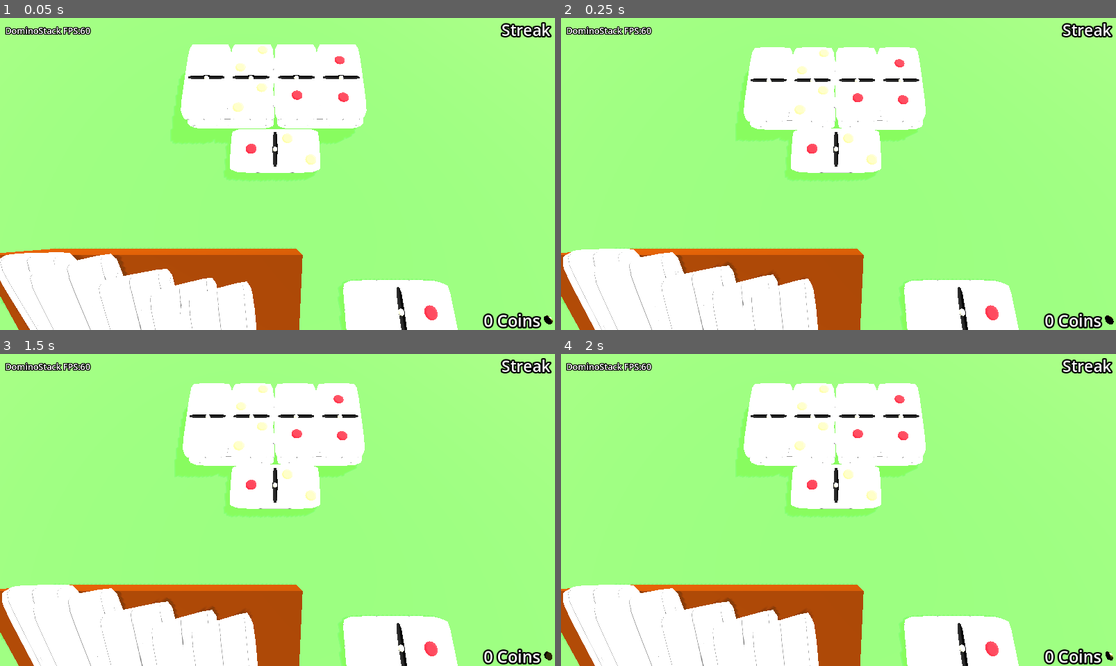
Above: before the commit, frames 1-4 (two rows, left to right).
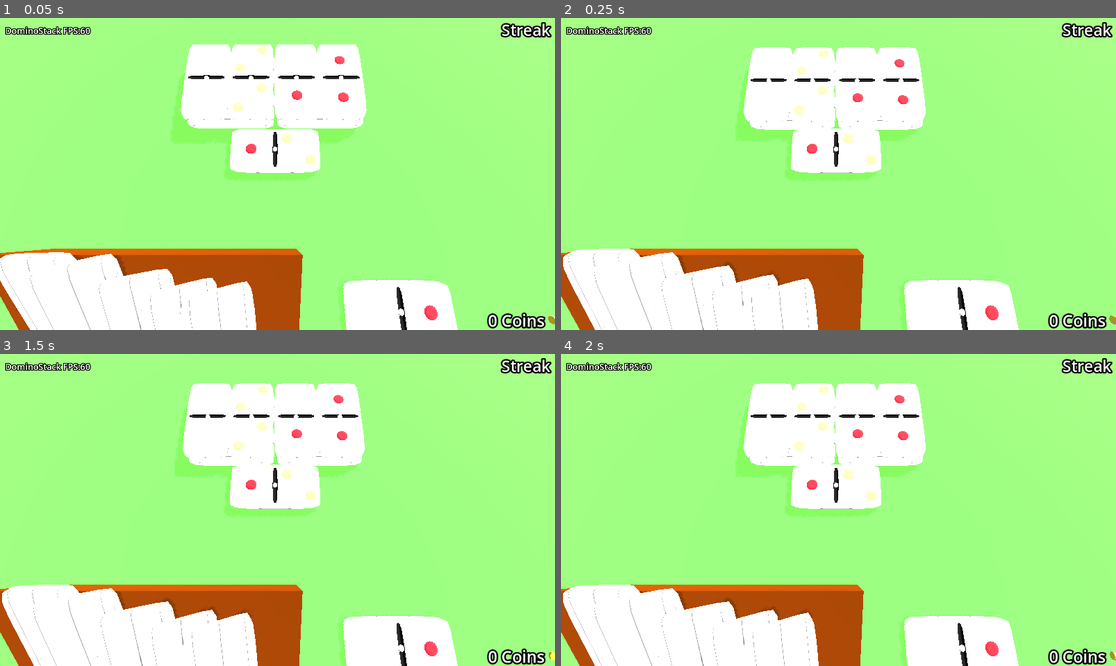
Above: after the commit, the same moments.

Repository: SecsAndCyber/six-seven-dominoes
Game: Godot game, scene res://scenes/level_4_0_startingLevel.tscn
The game is run twice, just before and just after one commit, with the same random seed, the same clock (stepped at 60 frames per second) and the same inputs. This scene is started directly instead of the project's main scene. Sound files missing from this copy of the repository are replaced by a short silence.
Inputs (mouse positions are in pixels of both pictures, inside the frame that each line leads up to):
- Up to frame 1 (0.05 s): no input
- Up to frame 2 (0.25 s): no input
- Up to frame 3 (1.5 s): move the mouse to (399, 494) at 0.52 s; hold Ctrl 0.53-1.28 s; click (399, 494) at 0.67 s; tap Enter at 1.25 s; move the mouse to (166, 525) at 1.27 s; tap Ctrl at 1.35 s; click (166, 525) at 1.42 s
- Up to frame 4 (2 s): no input

The runs differ from the first frame. In frame 1, 0.5% of the frame differs, in the area x 86-100%, y 94-100%; in frame 2, 0.5%; in frame 3, 0.5%; in frame 4, 0.5%.

Commit message:
Implement buy wildcard functionality: add UI elements, update game mechanics for wildcard purchase, and enhance coin collection logic

Diff:
--- a/scenes/Coin.tscn
+++ b/scenes/Coin.tscn
@@ -5,8 +5,9 @@
 
 [sub_resource type="StandardMaterial3D" id="StandardMaterial3D_u00v3"]
 albedo_color = Color(0.833237, 0.786724, 0.321701, 1)
-metallic = 1.0
-roughness = 0.33
+metallic = 0.75
+metallic_specular = 0.8
+roughness = 0.45
 
 [sub_resource type="CylinderMesh" id="CylinderMesh_wvfuf"]
 material = SubResource("StandardMaterial3D_u00v3")
@@ -30,5 +31,6 @@
 
 [node name="AudioStreamPlayer3D" type="AudioStreamPlayer" parent="."]
 stream = ExtResource("1_owubc")
+volume_db = -20.0
 
 [connection signal="finished" from="AudioStreamPlayer3D" to="." method="_on_audio_stream_player_3d_finished"]
--- a/scenes/domino_level.tscn
+++ b/scenes/domino_level.tscn
@@ -1,10 +1,11 @@
-[gd_scene load_steps=10 format=3 uid="uid://bpwmck6ndoo6o"]
+[gd_scene load_steps=11 format=3 uid="uid://bpwmck6ndoo6o"]
 
 [ext_resource type="Script" uid="uid://b51uhpmrsglm" path="res://scripts/dominoes_level.gd" id="1_ahtht"]
 [ext_resource type="PackedScene" uid="uid://dhamkvtbdtbed" path="res://scenes/capture_point.tscn" id="2_gdtbw"]
 [ext_resource type="PackedScene" uid="uid://dro31wxbi680v" path="res://scenes/game_camera.tscn" id="3_lhfmt"]
 [ext_resource type="PackedScene" uid="uid://dartuwkh4q1a7" path="res://scenes/domino_block.tscn" id="4_gjmw3"]
 [ext_resource type="PackedScene" uid="uid://kb6wm8lyrkvh" path="res://scenes/hand_rack.tscn" id="5_0aixa"]
+[ext_resource type="PackedScene" uid="uid://dk2qcxsr5sajx" path="res://scenes/button_box_3d.tscn" id="6_gdtbw"]
 
 [sub_resource type="PhysicsMaterial" id="PhysicsMaterial_5ildb"]
 
@@ -72,5 +73,24 @@
 collision_layer = 2
 collision_mask = 7
 
+[node name="BuyWildcard" type="Node3D" parent="."]
+transform = Transform3D(1, 0, 0, 0, 1, 0, 0, 0, 1, 9.38983, 0.70099545, 5.1690845)
+
+[node name="Button3D" parent="BuyWildcard" instance=ExtResource("6_gdtbw")]
+transform = Transform3D(1.484129, 0, 0, 0, 0.19, 0, 0, 0, 1.3122839, 0.63788605, -0.48458815, 0)
+
+[node name="MeshContainer" type="Node3D" parent="BuyWildcard"]
+transform = Transform3D(0.10279058, 0.347393, 0.30720872, -0.45045373, -1.9689958e-08, 0.1507197, 0.110229425, -0.32394922, 0.329441, 0, 0, 0)
+
+[node name="Label3D" type="Label3D" parent="BuyWildcard"]
+transform = Transform3D(0.9184671, 0, 0.3954974, 0, 1, 0, -0.3954974, 0, 0.9184671, -5.130869, 4.3420105, -0.35794067)
+billboard = 1
+render_priority = 127
+outline_render_priority = 126
+text = "-50 Coins"
+font_size = 22
+outline_size = 9
+
 [connection signal="child_exiting_tree" from="TableTop" to="." method="_on_table_top_child_exiting_tree"]
 [connection signal="child_exiting_tree" from="Hand" to="." method="_on_hand_child_exiting_tree"]
+[connection signal="button_pressed" from="BuyWildcard/Button3D" to="." method="_on_buy_wild_button_pressed"]
--- a/scenes/game_camera.tscn
+++ b/scenes/game_camera.tscn
@@ -45,7 +45,7 @@
 horizontal_alignment = 0
 
 [node name="CoinsLabel" type="Label3D" parent="."]
-transform = Transform3D(1, 0, 0, 0, 0.9999996, 0, 0, 0, 0.9999996, 2.5629344, -1.4257379, -1.9797032)
+transform = Transform3D(1, 0, 0, 0, 0.9999995, 0, 0, 0, 0.9999995, 2.605576, -1.4257379, -1.979703)
 layers = 512
 text = "0 Coins"
 horizontal_alignment = 2
--- a/scenes/hand_rack.tscn
+++ b/scenes/hand_rack.tscn
@@ -29,3 +29,6 @@
 
 [node name="WildCardLocation" type="Node3D" parent="."]
 transform = Transform3D(0.48702988, 0.8436542, 0.22594135, -0.78062075, 0.5365058, -0.32061297, -0.39170533, -0.020226419, 0.91986835, 2.366, 2.278, 3.704)
+
+[node name="CoinCapture" type="Node3D" parent="."]
+transform = Transform3D(1, 0, 0, 0, 1, 0, 0, 0, 1, 2.1939335, 1.6204634, 12.942565)
--- a/scripts/capture_point.gd
+++ b/scripts/capture_point.gd
@@ -20,6 +20,16 @@
 		if not moving_block == null:
 			return false
 		return true
+
+var has_wild: bool:
+	get():
+		if not null == active_block:
+			if active_block.is_wildcard:
+				return true
+		if not null == moving_block:
+			if moving_block.is_wildcard:
+				return true
+		return false
 # Called when the node enters the scene tree for the first time.
 func _ready() -> void:
 	pass
--- a/scripts/coin.gd
+++ b/scripts/coin.gd
@@ -1,16 +1,36 @@
+class_name Coin
 extends StaticBody3D
 
+signal animation_completed
 
-const SPIN_VELOCITY = 3
-
+@export var spin_velocity = 3
 # Called when the node enters the scene tree for the first time.
 func _ready() -> void:
 	pass
 
+func animate_to_position_free(target_pos: Vector3, dest_pos:Vector3, duration:float=2.0):
+	$AudioStreamPlayer3D.play()
+	var tween = create_tween()
+	tween.tween_property(self, "global_transform:origin", target_pos, duration)\
+		.set_trans(Tween.TRANS_BACK)\
+		.set_ease(Tween.EASE_OUT)
+	tween.finished.connect(
+		func():
+			var inner_tween = create_tween()
+			inner_tween.tween_property(self, "global_transform:origin", dest_pos, duration/2)\
+				.set_trans(Tween.TRANS_LINEAR)
+			inner_tween.finished.connect(
+				func():
+					animation_completed.emit()
+					queue_free()
+			)
+	)
+	return animation_completed
+
 
 # Called every frame. 'delta' is the elapsed time since the previous frame.
 func _process(delta: float) -> void:
-	rotate_y(SPIN_VELOCITY * delta)
+	rotate_y(spin_velocity * delta)
 
 func touched() -> void:
 	$AudioStreamPlayer3D.play()
--- a/scripts/domino_block.gd
+++ b/scripts/domino_block.gd
@@ -245,7 +245,7 @@
 				# Cross-platform check
 				GameManager.get_capture_point().collect_new_domino(self)
 			if GameManager.get_capture_point().test_collection(self):
-				if not GameManager.get_capture_point().active_block.is_wildcard:
+				if not GameManager.get_capture_point().has_wild:
 					if GameManager.active_game_level.hand.has_wild_card:
 						GameManager.coins += 1
 						print("Coin granted: Matched while holding a wildcard!")
--- a/scripts/dominoes_level.gd
+++ b/scripts/dominoes_level.gd
@@ -9,6 +9,8 @@
 @onready var streak_label: Label3D = $Camera3D/StreakLabel
 @onready var debug_label: Label3D = $Camera3D/DebugLabel
 @onready var coins_label: Label3D = $Camera3D/CoinsLabel
+@onready var buy_wildcard: Node3D = $BuyWildcard
+
 # Called when the node enters the scene tree for the first time.
 var pre_loss:bool = false
 var pre_win:bool = false
@@ -25,6 +27,31 @@
 		debug_label.text = ""
 	streak_label.text = "%s Streak" % ["•".repeat(GameManager.click_streak)]
 	coins_label.text = "%s Coins" % [GameManager.coins]
+	setup_buy_button()
+
+func setup_buy_button():
+	if GameManager.coins >= 50:
+		if not hand.has_wild_card and not capture_point.has_wild:
+			buy_wildcard.visible = true
+			if DominoStack.wildcard_domino and buy_wildcard.get_node("MeshContainer").get_child_count() == 0:
+				buy_wildcard.get_node("MeshContainer").transform.origin = Vector3.ZERO
+				buy_wildcard.get_node("MeshContainer").rotation_degrees = Vector3(-18.5,43, -90)
+				buy_wildcard.get_node("MeshContainer").scale = Vector3(.475,.475,.475)
+				var db:DominoBlock = hand.create_wild_card(buy_wildcard.get_node("MeshContainer"),buy_wildcard)
+				db.freeze = true
+				db.scale = 2.105 * Vector3.ONE
+				db.transform.origin = Vector3.ZERO
+			else:
+				if not buy_wildcard.get_node("MeshContainer").scale == Vector3(.25,.25,.25):
+					buy_wildcard.get_node("MeshContainer").transform.origin = Vector3(0,-.32,0)
+					buy_wildcard.get_node("MeshContainer").rotation_degrees = Vector3(-34,-128.5, 7.0)
+					buy_wildcard.get_node("MeshContainer").scale = Vector3(.25,.25,.25)
+		else:
+			if buy_wildcard.visible:
+				buy_wildcard.visible = false
+	else:
+		if buy_wildcard.visible:
+			buy_wildcard.visible = false
 
 func _ready() -> void:
 	pre_loss = false
@@ -91,8 +118,8 @@
 		b_index += 1
 
 # Called every frame. 'delta' is the elapsed time since the previous frame.
-const LEVEL_RESET_DELAY_MSEC: int = 250 # .25 second in milliseconds
-const LEVEL_RESET_DELAY_SEC: float = LEVEL_RESET_DELAY_MSEC / 100.0
+const LEVEL_RESET_DELAY_MSEC: int = 10 # very short
+const LEVEL_RESET_DELAY_SEC: float = .25
 func _process(_delta: float) -> void:
 	if not ready_done or GameManager.is_transitioning:
 		return
@@ -113,7 +140,7 @@
 		return
 	if GameManager.hand_dominos.size() == 0 and GameManager.board_dominos.size() > 0:
 		var lost = (not hand.has_wild_card and
-						not GameManager.get_capture_point().active_block.is_wildcard
+						not GameManager.get_capture_point().has_wild
 					)
 		for bd in GameManager.board_dominos:
 			if GameManager.active_capture_point and bd.face == "up":
@@ -139,12 +166,10 @@
 	if GameManager.board_dominos.size() == 0:
 		if GameManager.hand_dominos.size() > 0:
 			pre_win = true
-			var bonus = GameManager.hand_dominos.size()
-			GameManager.coins += bonus
-			print("Bonus coins for remaining hand: ", bonus)
 			# Clear the hand so we don't double-count if _process runs again
-			GameManager.clear_hand()
+			await GameManager.clear_hand(true)
 		GameManager.level_complete = Time.get_ticks_msec() + LEVEL_RESET_DELAY_MSEC
+
 		return true
 	return false
 
@@ -161,3 +186,10 @@
 # script that triggers whenever a match is made, or a Haptic Vibration
 # call for when the player tries to make an invalid move?
 #
+
+
+func _on_buy_wild_button_pressed() -> void:
+	if not hand.has_wild_card and not capture_point.has_wild:
+		if GameManager.coins >= 50:
+			hand.create_wild_card(hand, hand.wild_card_location)
+			GameManager.coins -= 50
--- a/scripts/game_manager.gd
+++ b/scripts/game_manager.gd
@@ -62,11 +62,32 @@
 var board_dominos: Array[DominoBlock] = []
 var hand_dominos: Array[DominoBlock] = []
 
-func clear_hand():
+@export var pause:bool = true
+func clear_hand(score:bool):
+	var coin_graphics = []
 	while hand_dominos.size():
 		var db = hand_dominos.pop_back()
-		db.get_parent().remove_child(db)
+		if score:
+			var coin:Coin = active_game_level.hand.coin_prefab_scene.instantiate()
+			coin_graphics.append(coin)
+			coin.set_collision_layer_value(1, false)
+			coin.set_collision_layer_value(2, false)
+			coin.spin_velocity = 0
+			coin.scale = Vector3(1,1,1)
+			coin.rotation = Vector3(0,0,90)
+			db.get_parent().add_child(coin)
+			coin.global_transform.origin = db.global_transform.origin
+			db.get_parent().remove_child(db)
+			await get_tree().create_timer(0.2).timeout
+			coin.animate_to_position_free(
+				active_game_level.hand.float_point.global_transform.origin,
+				active_game_level.hand.coin_capture.global_transform.origin,
+				1.0
+			).connect(func(): GameManager.coins += 1)
 		remove_domino(db)
+	if score:
+		await get_tree().create_timer(2).timeout
+
 
 func remove_domino(db: DominoBlock):
 	if board_dominos.has(db):
--- a/scripts/hand_rack.gd
+++ b/scripts/hand_rack.gd
@@ -7,8 +7,10 @@
 var domino_drawn: DominoBlock = null
 @export var collection_speed : float = 0.10
 @onready var float_point: Node3D = $FloatPoint
+@onready var coin_capture: Node3D = $CoinCapture
 @onready var wild_card_location: Node3D = $WildCardLocation
 var domino_prefab_scene = preload("res://scenes/domino_block.tscn")
+var coin_prefab_scene = preload("res://scenes/Coin.tscn")
 
 var rotation_tween = null
 var lifted: bool = false
@@ -57,22 +59,44 @@
 		i += 1
 	hand_ready_done = true
 
+var floating_wild_card: DominoBlock
+func create_wild_card(parent:Node3D, location:Node3D):
+	var wild_card_db:DominoBlock
+	if parent == self:
+		has_wild_card = true
+	if not null == floating_wild_card:
+		floating_wild_card.get_parent().remove_child(floating_wild_card)
+		wild_card_db = floating_wild_card
+		wild_card_db.transform.origin = Vector3.ZERO
+		wild_card_db.scale = Vector3.ONE
+		wild_card_db.rotation_degrees = Vector3.ZERO
+		floating_wild_card = null
+	else:
+		wild_card_db = domino_prefab_scene.instantiate()
+		wild_card_db.transform.origin = Vector3.ZERO
+		wild_card_db.scale = Vector3.ONE
+		wild_card_db.rotation_degrees = Vector3.ZERO
+	wild_card_db.is_wildcard = true
+	wild_card_db.name = "WildCardDominoBlock"
+	if parent == self:
+		if dominos_in_hand.size() > 4:
+			wild_card_db.freeze = true
+		wild_card_db.set_collision_layer_value(2, true)
+		dominos_in_hand.append(wild_card_db)
+	wild_card_db.set_collision_layer_value(1, false)
+	parent.add_child(wild_card_db)
+	wild_card_db.global_transform = location.global_transform
+	wild_card_db.is_wildcard = true
+	wild_card_db.init_pending = false
+	if not parent == self:
+		floating_wild_card = wild_card_db
+	return wild_card_db
+
 
 func _process(_delta: float) -> void:
 	if GameManager.click_streak >= 5 and not has_wild_card:
-		has_wild_card = true
-		var wild_card_db: DominoBlock = domino_prefab_scene.instantiate()
-		wild_card_db.is_wildcard = true
-		wild_card_db.name = "WildCardDominoBlock"
-		if dominos_in_hand.size() > 4:
-			wild_card_db.freeze = true
-		wild_card_db.set_collision_layer_value(1, false)
-		wild_card_db.set_collision_layer_value(2, true)
-		add_child(wild_card_db)
-		wild_card_db.global_transform = wild_card_location.global_transform
-		dominos_in_hand.append(wild_card_db)
-		wild_card_db.is_wildcard = true
-		wild_card_db.init_pending = false
+		if not GameManager.get_capture_point().has_wild:
+			create_wild_card(self, wild_card_location)
 
 func _physics_process(delta: float) -> void:
 	if not domino_drawn == null:
@@ -111,7 +135,7 @@
 		return # Exit early if called too soon
 	if not domino_drawn == null:
 		return # Already moving a domino from hand
-	if GameManager.get_capture_point().active_block.is_wildcard:
+	if GameManager.get_capture_point().has_wild:
 		return # Don't override a pending wildcard
 	# Update the timestamp for the next valid touch
 	last_touch_time = current_time
--- a/tools/build_dominoes.gd
+++ b/tools/build_dominoes.gd
@@ -69,8 +69,6 @@
 					# set owner so the node is included when packing/saving
 					if scene_inst.has_method("set_owner"):
 						mi.owner = scene_inst
-				# scene_inst.rotate_object_local(Vector3.RIGHT, PI / 2)
-				# scene_inst.scale = Vector3.ONE * 100
 
 				var out_path := out_dir + "/" + file_name.get_basename() + ".tscn"
 				var packed := PackedScene.new()
